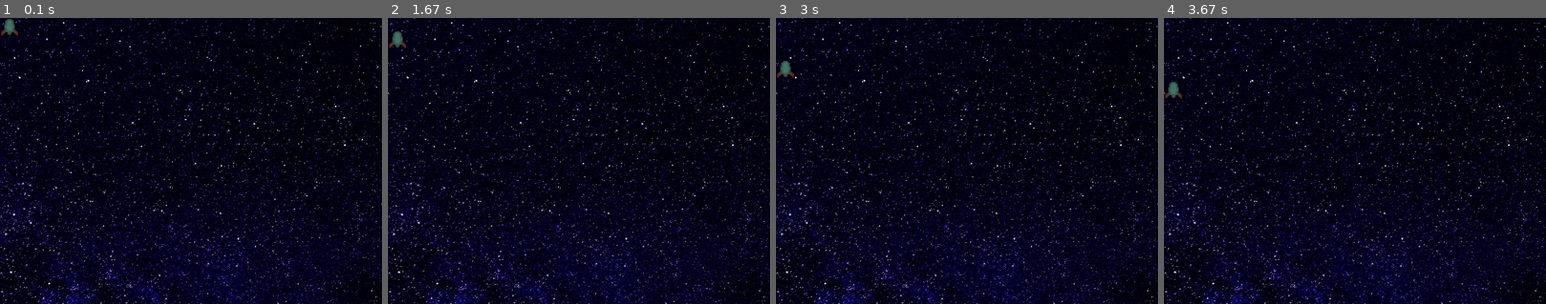
Above: before the commit, frames 1-4 (left to right).
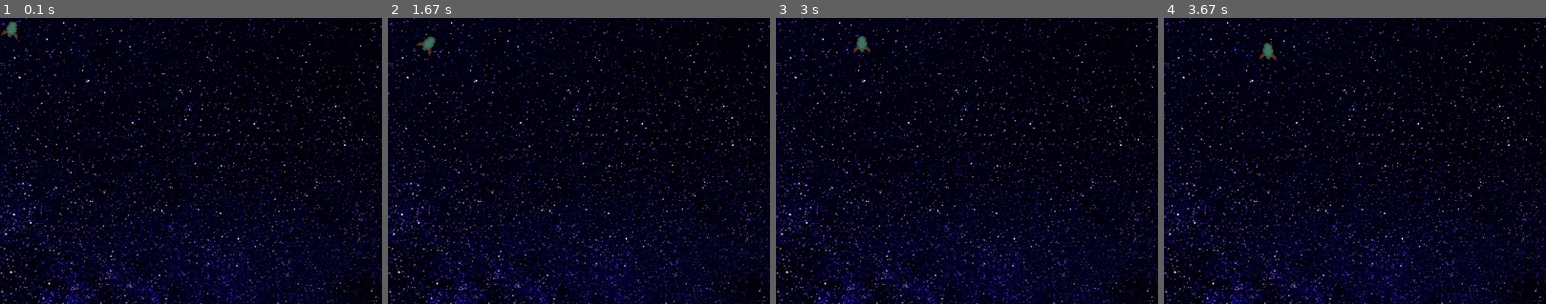
Above: after the commit, the same moments.

Repository: CozyDino/LunarLanderPyGame
Game: pygame game, started from launch.py
Two runs of this game, one before a commit and one after it. Both use one fixed random seed, a clock stepped at 60 frames per second and the inputs below.
Inputs:
- Up to frame 1 (0.1 s): no input
- Up to frame 2 (1.67 s): no input
- Up to frame 3 (3 s): no input
- Up to frame 4 (3.67 s): no input
The pictures show only the part of the screen within x 0-50%, y 0-50%; the shares and areas given below are measured in that part.

The runs differ from the first frame. In frame 1, 0.2% of the frame differs, in the area x 0-5%, y 0-8%; in frame 2, 0.3%; in frame 3, 0.3%, in the area x 0-25%, y 6-21%; in frame 4, 0.3%.

Commit message:
version final

Diff:
--- a/main.py
+++ b/main.py
@@ -25,6 +25,7 @@
         window.blit(GameConfig.imageBackground, (0,0))
         self.niveau.draw(window)
         self.fusee.draw(window)
+        getIACommand(self)
     def isOver(self, window):
         LigneCollision = self.niveau.collide(self.fusee)
         if(LigneCollision):
@@ -57,7 +58,7 @@
         self.forceReacteur = 0.004
     def collide(self, ligne): # retourne booléen, paramètre ligne
         lineH = Ligne(self.x, self.y, self.x+self.largeur, self.y)
-        lineB = Ligne(self.x, self.y+self.largeur, self.x+self.largeur, self.y+self.largeur)
+        lineB = Ligne(self.x, self.y+self.largeur, self.x+self.largeur, self.y + self.largeur)
         lineG = Ligne(self.x, self.y, self.x, self.y+self.largeur)
         lineD = Ligne(self.x+self.largeur, self.y, self.x+self.largeur, self.y+self.largeur)
         if ((lineH.intersection(ligne) == True) or (lineB.intersection(ligne) == True)
@@ -78,7 +79,8 @@
     def draw(self, window):
         imgFusee = rot_center(GameConfig.imgFusee, 270 - self.angle)
         window.blit(imgFusee, (self.x, self.y))
-        print(self.angle)
+        #print(self.angle)
+        print("Vitesse courante en X : ", self.vx)
 
 
 
@@ -182,6 +184,7 @@
     propulser = False
     tournerGauche = False
     tournerDroite = False
+    IA = True
     gameState = GameState()
     while not game_over:
         gameState.advanceState()
@@ -205,6 +208,21 @@
             if event.type == pygame.KEYUP and event.key == pygame.K_RIGHT:
                 tournerDroite = False
 
+        if(IA):
+            if(getIACommand(gameState) == "droite"):
+                propulser = False
+                tournerGauche = False
+                tournerDroite = True
+            elif(getIACommand(gameState) == "gauche"):
+                tournerGauche = True
+                propulse = False
+                tournerDroite = False
+            elif(getIACommand(gameState) == "propulse"):
+                propulser = True
+                tournerGauche = False
+                tournerDroite = False
+
+
         if(propulser):
             gameState.fusee.propulser()
         if(tournerDroite):
@@ -241,3 +259,25 @@
     displayRect = img.get_rect()
     displayRect.center = (x,y)
     window.blit(img, displayRect)
+
+
+def getIACommand(GameState):
+    Ox = (GameState.niveau.winLine.ax + GameState.niveau.winLine.bx)/2
+    Oy = (GameState.niveau.winLine.ay + GameState.niveau.winLine.by)/2 # Le point O représente le point à atteindre
+    vitesseAAtteindre = (Ox - GameState.fusee.x) / ((-GameState.fusee.vy + math.sqrt(math.pow(GameState.fusee.vy, 2 ) - 2 * (GameState.fusee.y - Oy) * GameConfig.gravity)) / GameConfig.gravity)
+    print("vitesse à atteindre en X : ",vitesseAAtteindre)
+    if((vitesseAAtteindre >= GameState.fusee.vx - 0.01 and vitesseAAtteindre <= GameState.fusee.vx + 0.01) or abs(GameState.fusee.y - Oy) < 30):
+        if(GameState.fusee.angle > 270 and GameState.fusee.angle < 360 or GameState.fusee.angle == 0):
+            return "gauche"
+        if(GameState.fusee.angle > 180 and GameState.fusee.angle < 270):
+            return "droite"
+
+    if(vitesseAAtteindre > GameState.fusee.vx and GameState.fusee.angle != 0):
+        return "droite"
+
+    if(vitesseAAtteindre > GameState.fusee.vx and GameState.fusee.angle == 0):
+        return "propulse"
+    if(vitesseAAtteindre < GameState.fusee.vx and GameState.fusee.angle == 180):
+        return "propulse"
+    if(vitesseAAtteindre < GameState.fusee.vx and GameState.fusee.angle != 180):
+        return "gauche"
